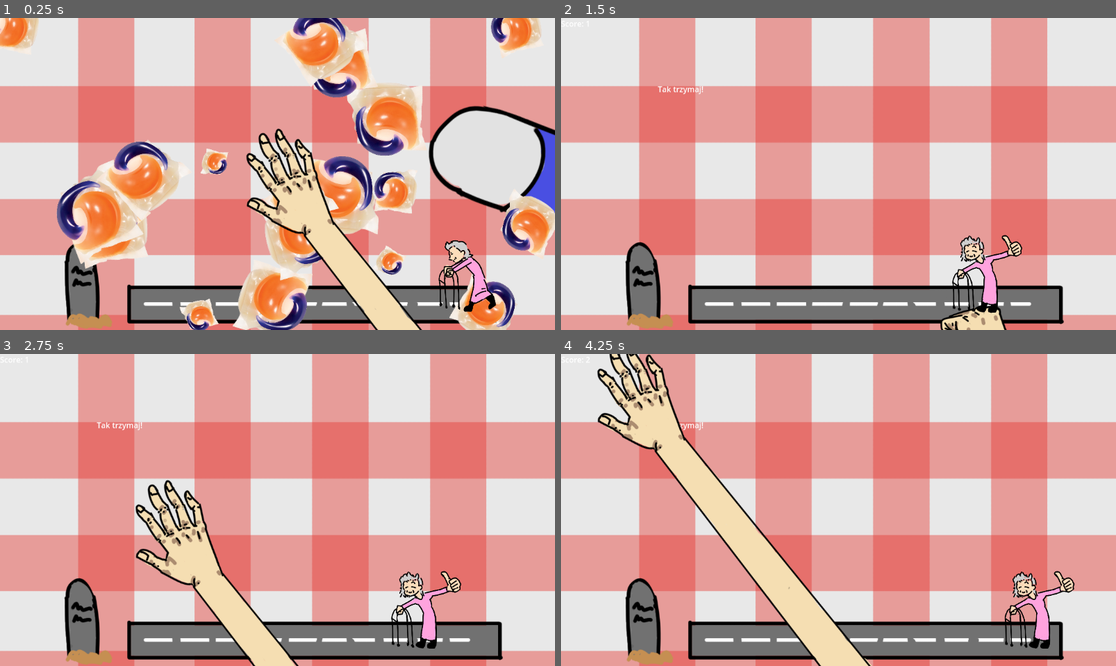
Above: before the commit, frames 1-4 (two rows, left to right).
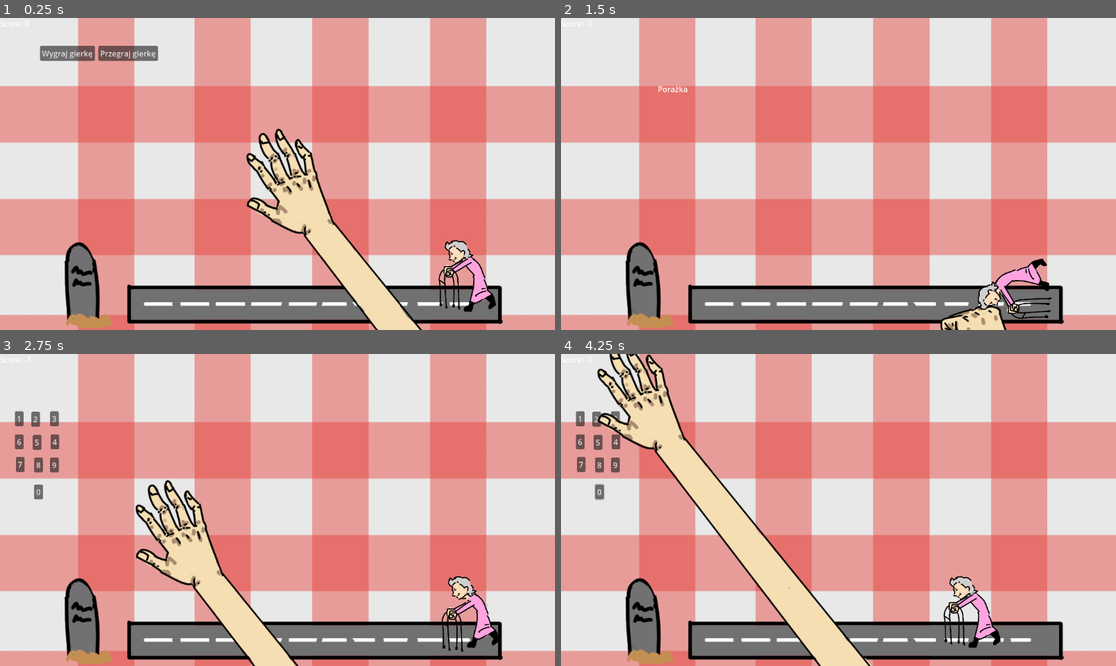
Above: after the commit, the same moments.

Repository: n0tcnj1eck4h/HackCarpathia2025
Game: Godot game, scene res://main.tscn
Two runs of this game, one before a commit and one after it. Both use one fixed random seed, a clock stepped at 60 frames per second and the inputs below.
Inputs (mouse positions are in pixels of both pictures, inside the frame that each line leads up to):
- Up to frame 1 (0.25 s): no input
- Up to frame 2 (1.5 s): click (688, 52) at 0.5 s, where only the run after the commit has a clickable "Przegraj gierkę"; move the mouse to (960, 311) at 1.27 s; click (960, 311) at 1.42 s
- Up to frame 3 (2.75 s): tap Enter at 2 s; move the mouse to (166, 525) at 2.02 s; click (166, 525) at 2.17 s
- Up to frame 4 (4.25 s): click (599, 491) at 2.75 s, where only the run after the commit has a clickable "0"; click (627, 388) at 3.5 s, where only the run before the commit has a clickable "Wygraj gierkę"

The runs differ from the first frame. In frame 1, 27% of the frame differs, in the area x 0-100%, y 0-100%; in frame 2, 2.1%; in frame 3, 2.9%; in frame 4, 3.0%.

Commit message:
Fix police

Diff:
--- a/ElderWare/main.gd
+++ b/ElderWare/main.gd
@@ -4,6 +4,7 @@
 const MINIGAMES = [
 	preload("res://minigames/test/test.tscn"),
 	preload("res://minigames/pills/getyourmeds.tscn"),
+	preload("res://minigames/police/police.tscn"),
 ]
 
 func _ready() -> void:
--- a/ElderWare/minigames/police/police.tscn
+++ b/ElderWare/minigames/police/police.tscn
@@ -57,7 +57,7 @@
 	_is_three()
 
 func _on_lose():
-	self.mingame_failed.emit(FailureReason.IDIOT)
+	self.mingame_failed.emit()
 
 func _on_win():
 	self.minigame_complete.emit()
Not shown, added: ElderWare/sounds/haloPolicja.mp3.import
Not shown, added: ElderWare/sounds/lonczna44.mp3.import
Not shown, added: ElderWare/sounds/nieWiemKto.mp3.import
Not shown, added: ElderWare/sounds/obiad.mp3.import
Not shown, added: ElderWare/sounds/tutajJakSieWjezdza.mp3.import
Not shown, added: ElderWare/sounds/zupa.mp3.import
